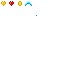
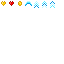
Two versions of the same layered image (64px x 64px). Layer-by-layer changes:
painted on "Calque #1" over box(34, 1, 55, 16)